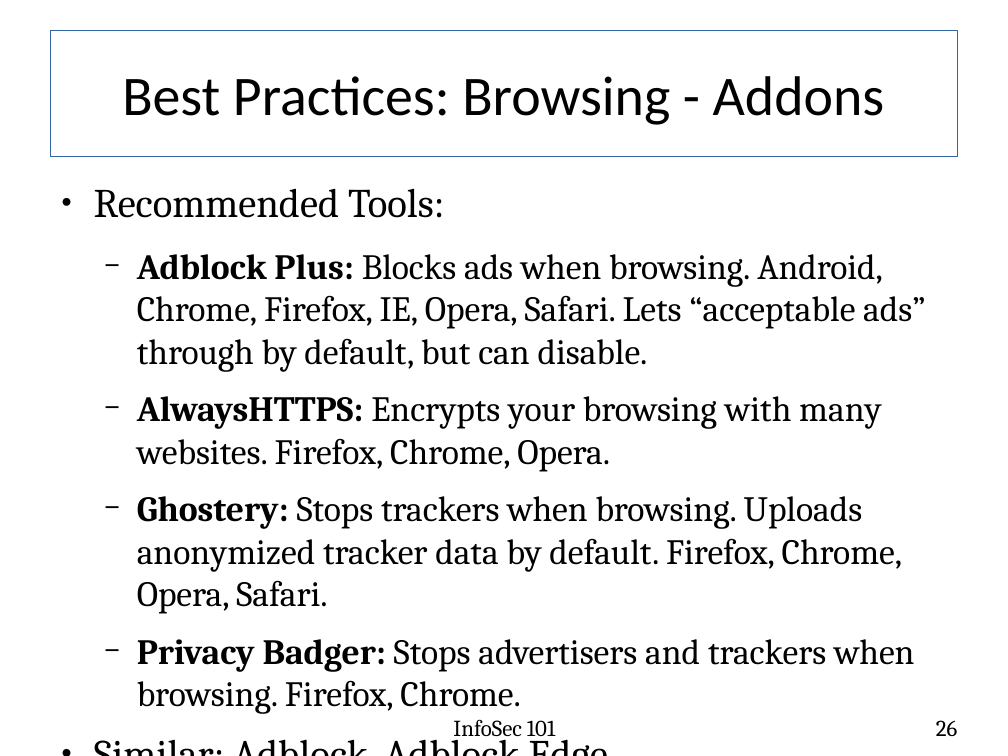
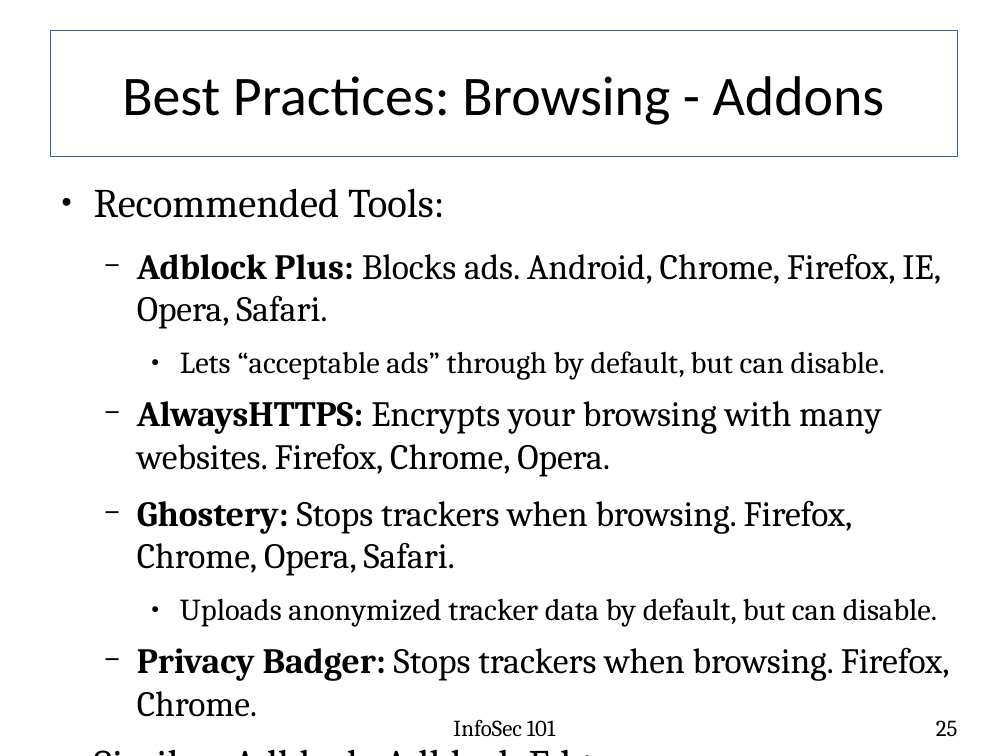
Before and after one commit to fabianlischka/InfoSec101, a slide deck: slide 25 of InfoSec101-Presentation-FCC-2015-02-26.odp (slide 26 before the commit). Drawn at 1008x756 pixels with LibreOffice and Linux fonts; fonts in the diff are those of the drawing. Boxes give left, top, right and bottom in pixels: in the first picture for what was removed or moved away, otherwise in the second. Text is boxed around its words. In the diff, an @@ line names an element or a change of style, - is before the commit and + after.

```diff
--- a/InfoSec101-Presentation-FCC-2015-02-26.odp
+++ b/InfoSec101-Presentation-FCC-2015-02-26.odp
@@ text at (x1=137, y1=253, x2=941, y2=380): text changed @@
-  − Adblock Plus: Blocks ads when browsing. Android, Chrome, Firefox, IE, Opera, Safari. Lets “acceptable ads” through by default, but can disable.
+  − Adblock Plus: Blocks ads. Android, Chrome, Firefox, IE, Opera, Safari.
+    ● Lets “acceptable ads” through by default, but can disable.
@@ text at (x1=137, y1=500, x2=950, y2=681): text changed @@
-  − Ghostery: Stops trackers when browsing. Uploads anonymized tracker data by default. Firefox, Chrome, Opera, Safari.
-  − Privacy Badger: Stops advertisers and trackers when browsing. Firefox, Chrome.
+  − Ghostery: Stops trackers when browsing. Firefox, Chrome, Opera, Safari.
+    ● Uploads anonymized tracker data by default, but can disable.
+  − Privacy Badger: Stops trackers when browsing. Firefox, Chrome.
@@ page number at (x1=936, y1=720, x2=958, y2=737): text changed @@
-26
+25
```
Also in this commit, not shown: 22 other slides changed, 1 slide removed.
